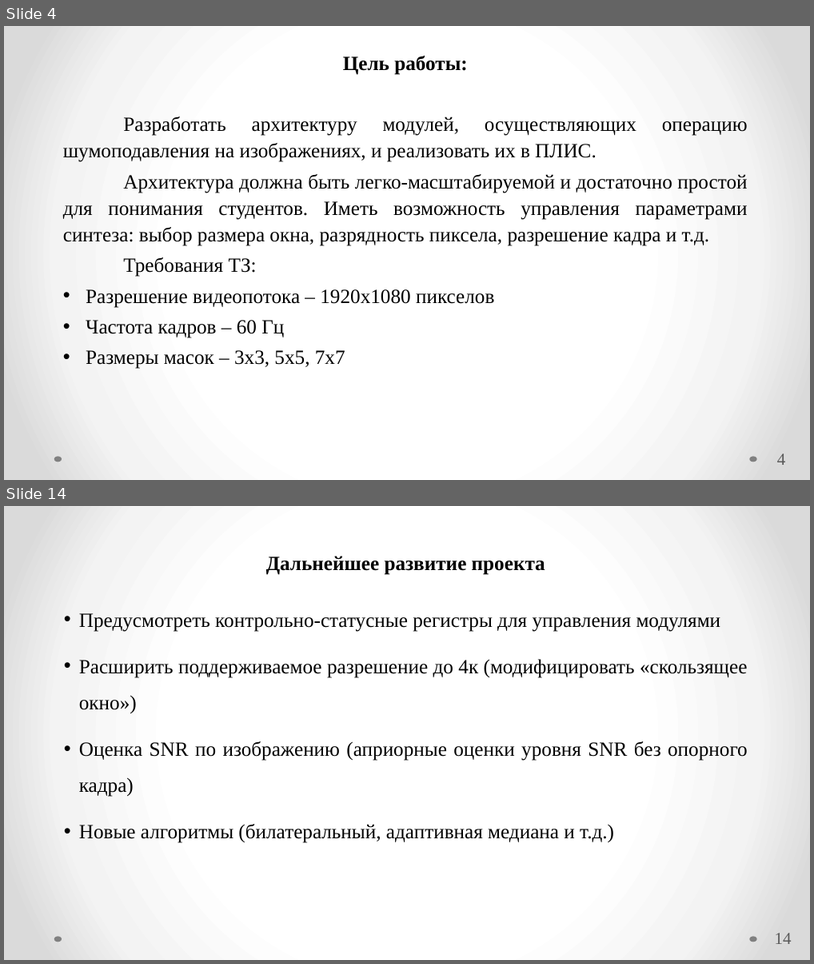
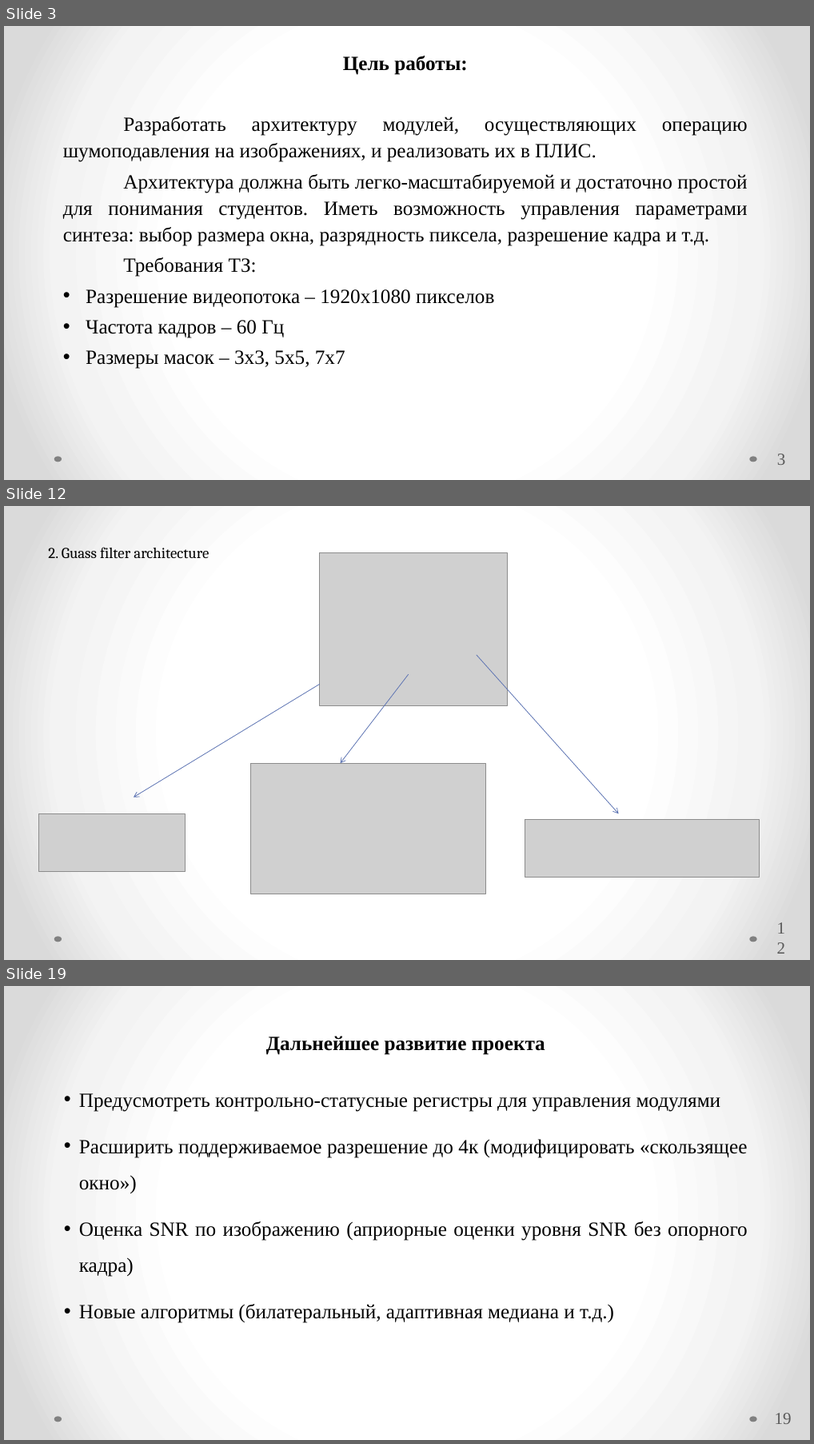
Before and after one commit to Radiophantom/master_yoda, a slide deck: VKR.pptx. Shown one above the other, each under a label of ours: slides 4 and 14 before the commit, slides 3, 12 and 19 after it; the slides between them are not shown. The pictures are 814x964 and 814x1444 pixels, drawn with LibreOffice and Linux fonts; fonts in the diff are those of the drawing; grey boxes stand for pictures. Boxes give left, top, right and bottom in pixels: in the first picture for what was removed or moved away, otherwise in the second. Text is boxed around its words. In the diff, an @@ line names an element or a change of style, - is before the commit and + after.

```diff
--- a/VKR.pptx
+++ b/VKR.pptx
@@ slide 12 added at (x1=4, y1=506, x2=810, y2=960), background gradient #FFFFFF to #F4F4F4 to #DADADA; not listed: 2 template elements that a slide beside it also shows @@
@@ text added at (x1=48, y1=547, x2=209, y2=558), 18 pt, text #000000 @@
+2. Guass filter architecture
@@ picture added at (x1=320, y1=552, x2=508, y2=705) @@
@@ arrow added from (477, 655) to (619, 813), #5C72B2 0.75 pt @@
@@ arrow added from (320, 684) to (134, 797), #5C72B2 0.75 pt @@
@@ arrow added from (409, 674) to (340, 763), #5C72B2 0.75 pt @@
@@ picture added at (x1=251, y1=763, x2=486, y2=894) @@
@@ picture added at (x1=38, y1=813, x2=185, y2=871) @@
@@ picture added at (x1=526, y1=820, x2=759, y2=877) @@
@@ page number added at (x1=776, y1=924, x2=790, y2=949), 20 pt, text #595959 @@
+12
@@ what was slide 4 is now slide 3 @@
@@ page number at (x1=778, y1=453, x2=786, y2=464): text changed @@
-4
+3
@@ what was slide 14 is now slide 19 @@
@@ page number at (x1=775, y1=1412, x2=792, y2=1424): text changed @@
-14
+19
```
Also in this commit, not shown: 6 slides changed, 9 other slides added, 5 slides removed, 3 other files.
